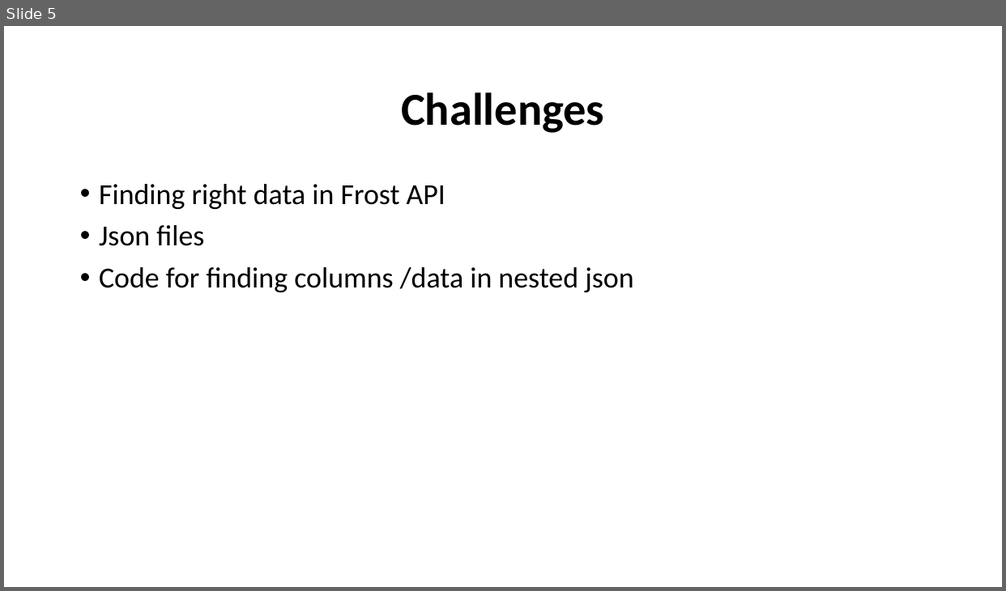
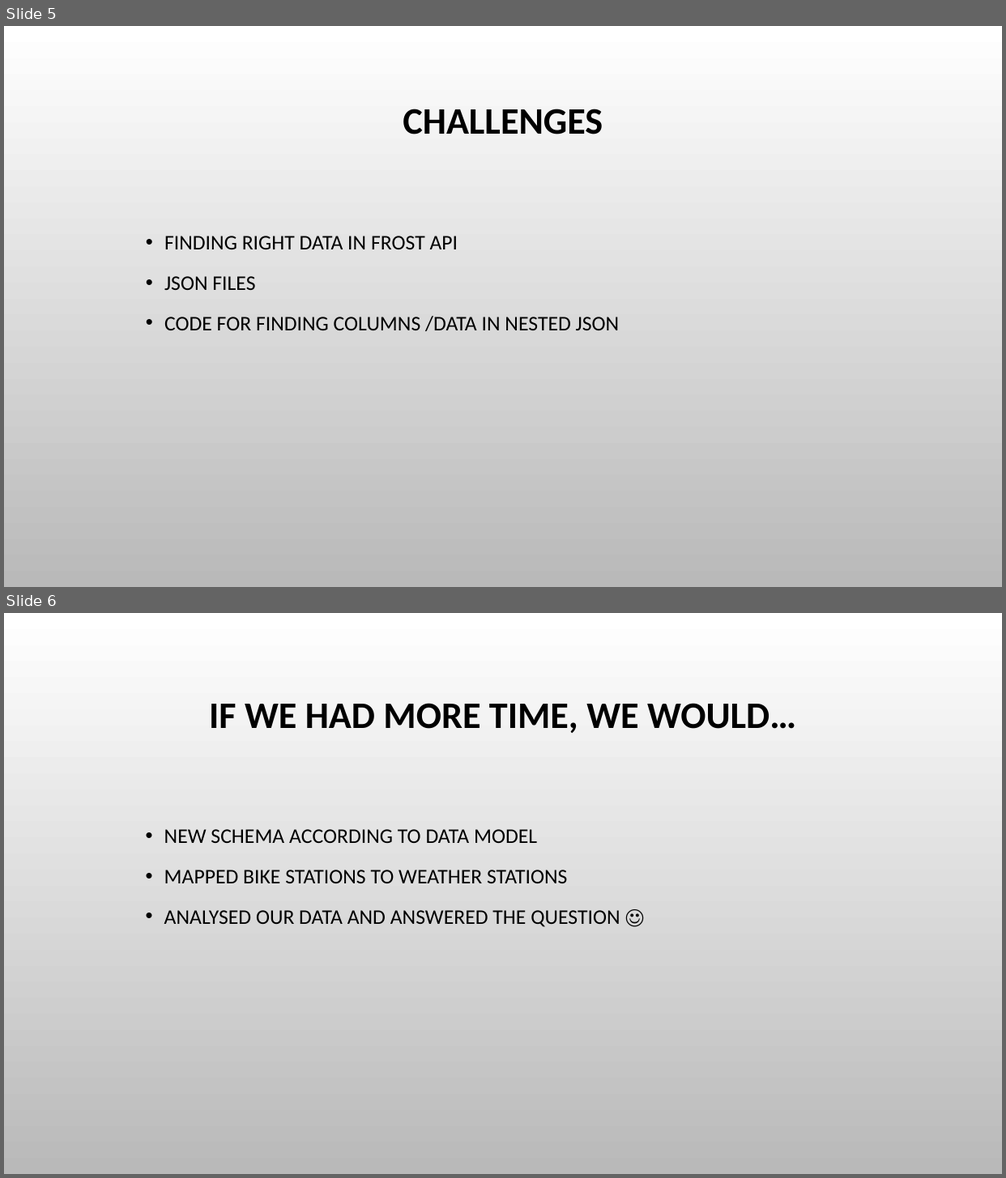
Before and after one commit to tonande02/biking_engineers, a slide deck: _planning_and_organising/Presentation 1.pptx. Shown one above the other, each under a label of ours: slide 5 before the commit, slides 5 and 6 after it. The pictures are 1006x591 and 1006x1178 pixels, drawn with LibreOffice and Linux fonts; fonts in the diff are those of the drawing; background and template pictures are left out. Boxes give left, top, right and bottom in pixels: in the first picture for what was removed or moved away, otherwise in the second. Text is boxed around its words. In the diff, an @@ line names an element or a change of style, - is before the commit and + after.

```diff
--- a/_planning_and_organising/Presentation 1.pptx
+++ b/_planning_and_organising/Presentation 1.pptx
@@ slide 6 added at (4,613,1002,1174), background picture (left out) @@
@@ title added at (209,703,796,733), 36 pt, text #000000, bold @@
+IF WE HAD MORE TIME, WE WOULD…
@@ text added at (164,829,620,927), 20 pt, text #000000 @@
+• NEW SCHEMA ACCORDING TO DATA MODEL
+• MAPPED BIKE STATIONS TO WEATHER STATIONS
+• ANALYSED OUR DATA AND ANSWERED THE QUESTION ☺
@@ slide 5 changed as well @@
@@ background #FFFFFF to picture (left out) @@
@@ title at (403,109,603,135): text changed; size 44 to 36 pt @@
-Challenges
+CHALLENGES
@@ text at (164,236,620,331): text changed; size 28 to 20 pt @@
-• Finding right data in Frost API
-• Json files
-• Code for finding columns /data in nested json
+• FINDING RIGHT DATA IN FROST API
+• JSON FILES
+• CODE FOR FINDING COLUMNS /DATA IN NESTED JSON
```
Also in this commit, not shown: 3 other slides changed, 2 other slides added, 2 slides removed.
